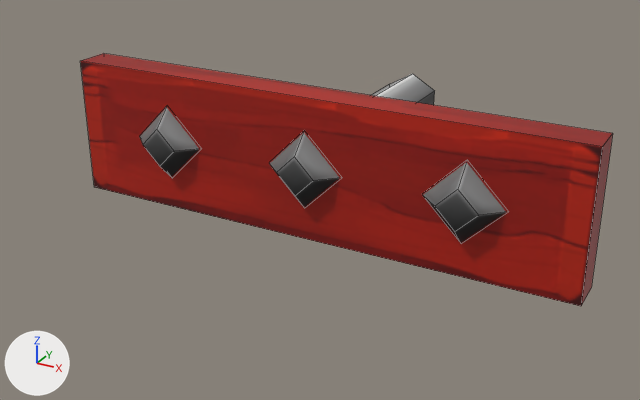
An edit to the FBX model Assets/Art/Models/Obstacles/walls/wall_red_02.fbx, drawn before and after from the same camera.
Camera for both pictures: a 50 mm camera at (1.086, -1.937, 1.069) aimed at (-0.029, 0.091, 0.055). The lights are fixed; the arrows at lower left show +X, +Y and +Z. Mesh edges are drawn as thin lines. Where no turn or scale is listed for an object, it has been applied to the vertices.

The first picture shows 'spring_6', 'wall_6'.
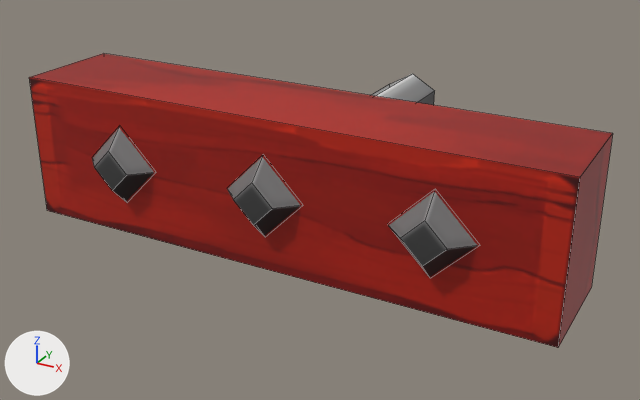
Boxes (x1, y1, x2, y2) around the edits, measured in the pictures (640 x 400 px; the box of a moved part takes in the faces that stretch with it):
'wall_6', reshaped, turned: before (80, 53, 613, 306); after (29, 53, 613, 348)
part 1 of me_mesh, moved or reshaped: before (423, 162, 506, 243); after (388, 191, 478, 277)
part 2 of me_mesh, moved or reshaped: before (269, 132, 340, 207); after (228, 157, 301, 236)
part 3 of me_mesh, moved or reshaped: before (140, 107, 199, 177); after (92, 128, 154, 201)
part 4 of me_mesh, moved or reshaped: before (80, 59, 606, 306); after (29, 59, 606, 348)

The change in detail:
me_mesh has 32 vertices, 21 faces and spans x -75.0..75.0, y -20.0..20.0, z -7.0..7.0.
me_mesh is used by ob_wall_6; parent ob_wall_red_02; location (0.0, 0.0, 30.46).
me_mesh part 1: the loose piece of 8 vertices spanning x 33.0..56.0, y -11.0..11.0, z 2.0..7.0 is turned 180 degrees about the y axis through its middle, then moved by (-89.0, 0.0, -30.0).
me_mesh part 2: the loose piece of 8 vertices spanning x -11.0..11.0, y -11.0..11.0, z 2.0..7.0 is turned 180 degrees about the y axis through its middle, then moved by (0.0, 0.0, -30.0).
me_mesh part 3: the loose piece of 8 vertices spanning x -56.0..-33.0, y -11.0..11.0, z 2.0..7.0 is turned 180 degrees about the y axis through its middle, then moved by (89.0, 0.0, -30.0).
me_mesh part 4: the loose piece of 8 vertices spanning x -75.0..75.0, y -20.0..20.0, z -7.0..3.0 is scaled about its middle by (-1, 1, -3.01), then moved by (0.0, 0.0, -5.0).
Object 'wall_6' (ob_wall_6) turns from (0, 0, 0) to (0, -180, 0) degrees about x, y and z.
